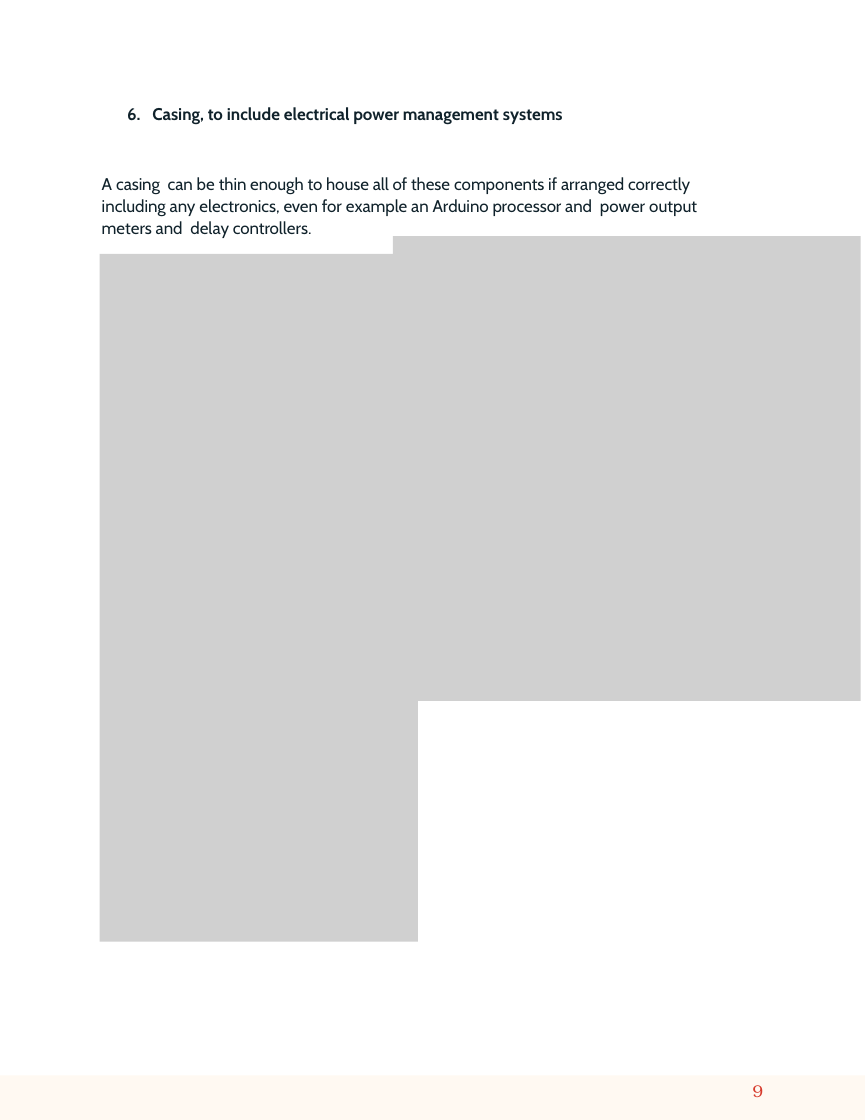
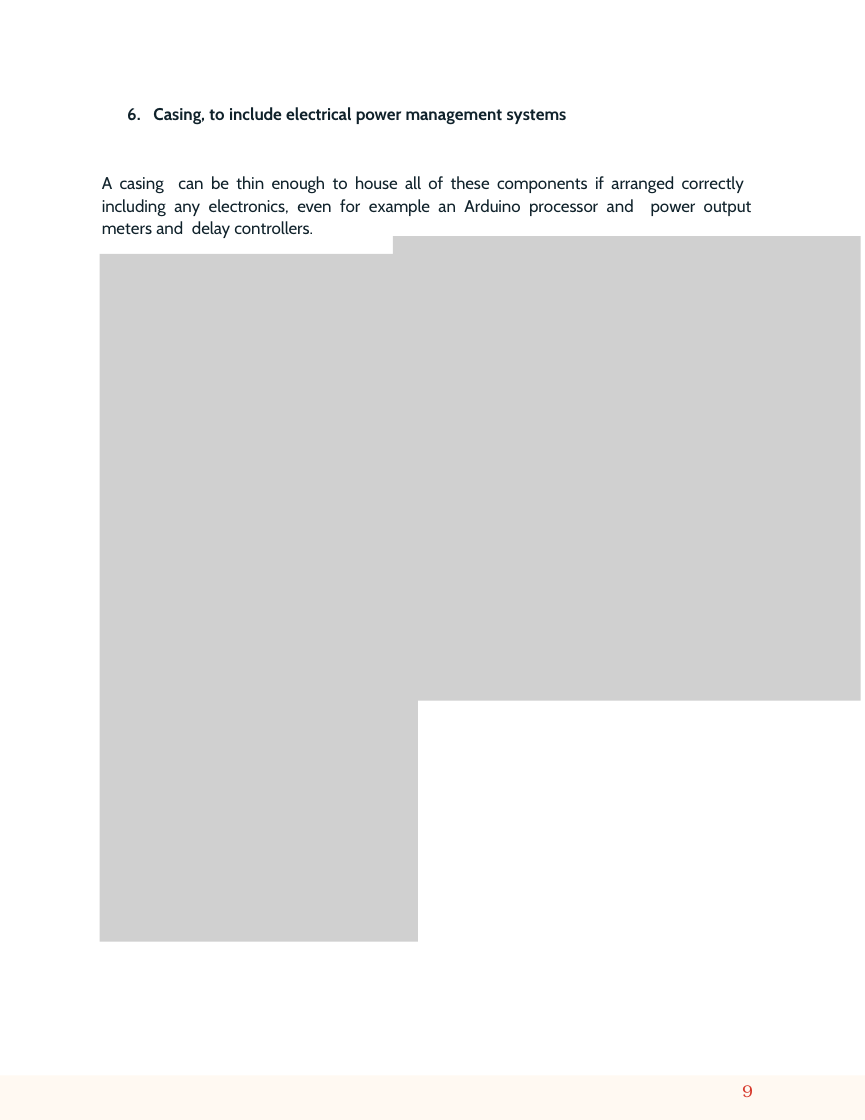
Before and after one commit to AMACMachine/Free-Energy, a slide deck: slide 9 of AMAC White Paper September 2nd 2023.pptx. Drawn at 865x1120 pixels with LibreOffice and Linux fonts; fonts in the diff are those of the drawing; grey boxes stand for pictures. Boxes give left, top, right and bottom in pixels: in the first picture for what was removed or moved away, otherwise in the second. Text is boxed around its words. In the diff, an @@ line names an element or a change of style, - is before the commit and + after.

```diff
--- a/AMAC White Paper September 2nd 2023.pptx
+++ b/AMAC White Paper September 2nd 2023.pptx
@@ text "6. Casing, to include electrical ..." at (x1=102, y1=107, x2=752, y2=238): letter spacing -0.1 to 0 pt in "6. Casing, to electrical management", "A casing can thin to these components ..."; letter spacing -0.1 to -0.2 pt in "Casing, electrical management", "Arduino processor"; letter spacing 0 to -0.1 pt in "Casing, electrical management", "components electronics, example Arduino output"; letter spacing -0.2 to -0.1 pt in "include electrical systems", "house components including processor power output"; letter spacing -0.1 to 0.1 pt in "management systems", "components controllers."; letter spacing -0.3 to -0.1 pt in "management"; letter spacing 0.1 to -0.1 pt in "arranged correctly"; letter spacing 0.1 to 0 pt in "meters"; alignment left to justified @@
@@ freeform shape at (x1=0, y1=1075, x2=865, y2=1119): outline redrawn @@
@@ page number at (x1=742, y1=1085, x2=753, y2=1097): text colour #D73A2C to #D7392C, letter spacing -0.1 to 0 pt; indent changed @@
```
Also in this commit, not shown: 15 other slides changed, 3 slides added, 2 slides removed, 1 other file.
